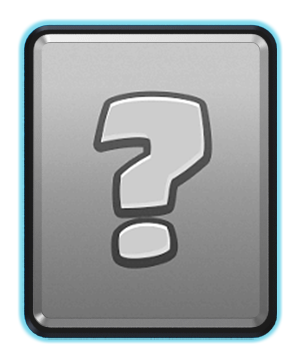
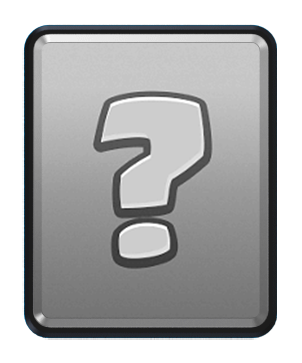
Layered file, before and after one edit (302px x 363px). Changes by layer:
pixels changed over [17, 18, 283, 344] (layer not identified)
